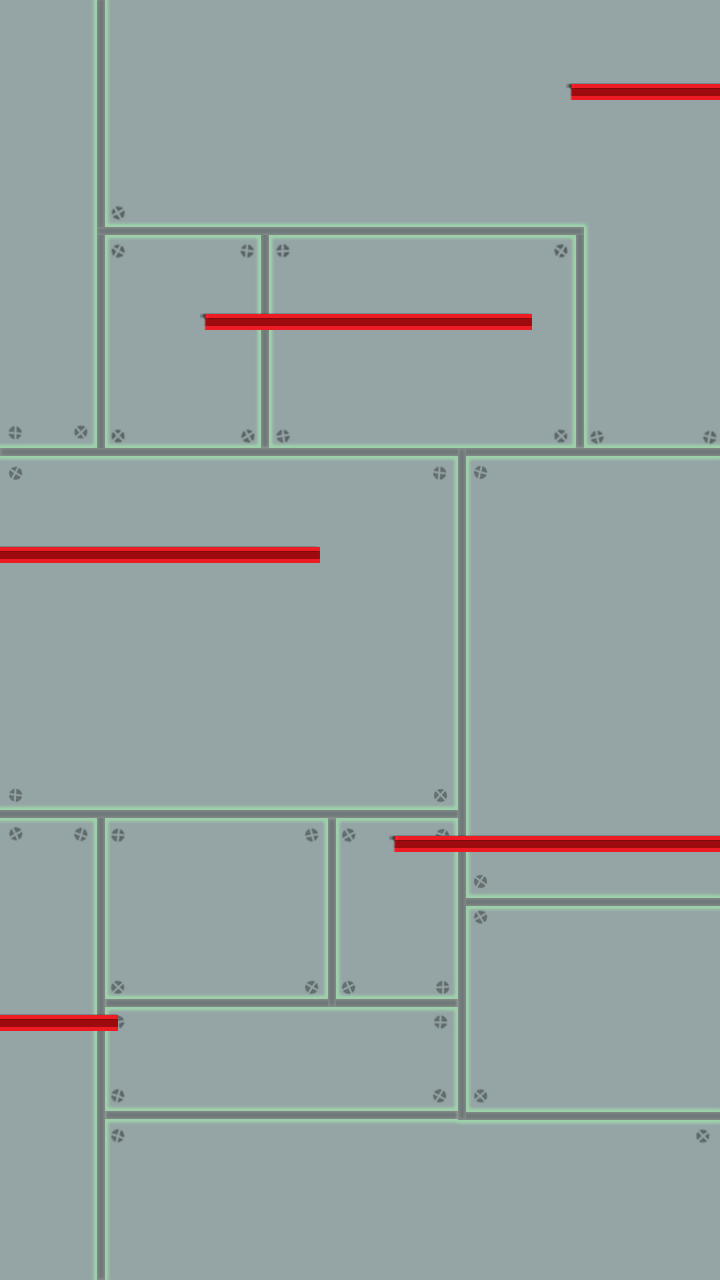
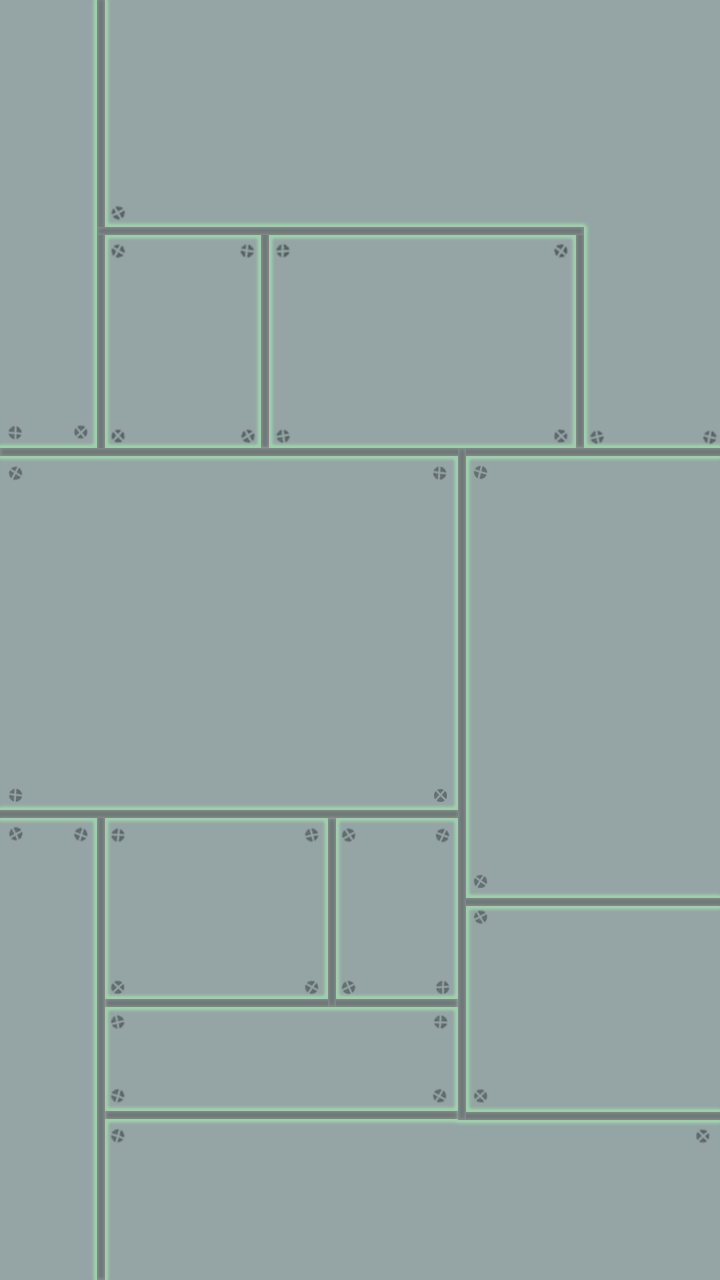
Comparing the layer stacks of the two 720 × 1280 images. Changes:
hid "Rectangle 1 copy 5" over box(566, 83, 720, 100)
hid "Rectangle 1 copy 4" over box(200, 313, 532, 330)
hid "Rectangle 1 copy 3" over box(0, 546, 320, 563)
hid "Rectangle 1 copy 2" over box(389, 835, 720, 852)
hid "Rectangle 1 copy" over box(0, 1014, 118, 1031)
